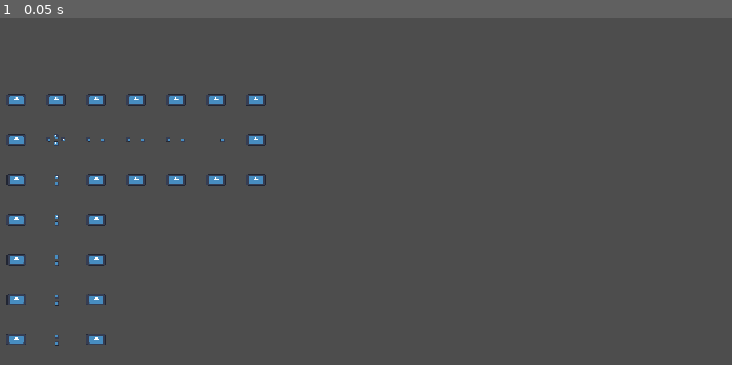
Above: before the commit, frame 1.
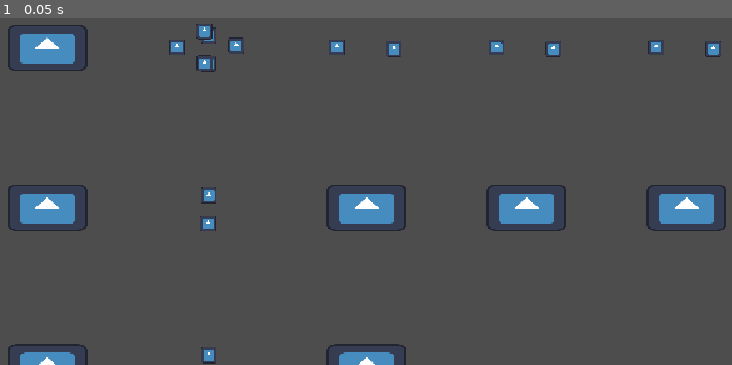
Above: after the commit, the same moment.

Repository: Spedinja/LudumDare58
Game: Godot game, scene res://Scenes/LevelGen/test_levelGen.tscn
Same seed, same stepped clock (60 frames per second), same inputs: the game is played once before the commit and once after it. This scene is started directly instead of the project's main scene. The engine's default icon, where the game draws it, is replaced by a stand-in: a white triangle on a blue panel in a dark square.
Inputs:
- Up to frame 1 (0.05 s): no input

The runs differ from the first frame. In frame 1, 6.8% of the frame differs, in the area x 0-100%, y 1-100%.

Commit message:
added caged_gecko spawner. simple but gets the job done for now also adjusted the levelgen for it

Diff:
--- a/Scenes/LevelGen/test_levelGen.tscn
+++ b/Scenes/LevelGen/test_levelGen.tscn
@@ -29,5 +29,5 @@
 max_rooms = 35
 
 [node name="Camera2D" type="Camera2D" parent="."]
-position = Vector2(10322, 176)
-zoom = Vector2(0.025, 0.025)
+position = Vector2(1613, 912)
+zoom = Vector2(0.1, 0.1)
--- /dev/null
+++ b/Scenes/OtherGameObjects/caged_gecko_spawner.tscn
@@ -0,0 +1,3 @@
+[gd_scene format=3 uid="uid://bosvx4lqdwu7d"]
+
+[node name="CagedGecko_Spawner" type="Node2D"]
--- a/Scripts/LevelGen/LevelGenerator.gd
+++ b/Scripts/LevelGen/LevelGenerator.gd
@@ -298,6 +298,8 @@
 		if grid_room and grid_room.roomdata and grid_room.roomdata.room:
 			var room_scene = grid_room.roomdata.room.instantiate()
 			room_scene.position = Vector2(pos.x * roomWidth, pos.y * roomHeight)
+			if room_scene is Room_Fragment:
+				room_scene.has_cagedGecko = grid_room.roomdata.isGeckoRoom
 			self.add_child(room_scene)
 	return
 
--- /dev/null
+++ b/Scripts/LevelGen/room_Fragment.gd
@@ -0,0 +1,20 @@
+extends Node2D
+
+class_name Room_Fragment
+
+@export var has_cagedGecko: bool = false
+@onready var cagedgecko_scene = preload("res://Scenes/Enemies/enemy.tscn")
+
+func _ready():
+	if has_cagedGecko:
+		spawn_cagedgecko()
+
+func spawn_cagedgecko():
+	var spawn_point = find_child("CagedGecko_Spawner", true, false)
+	if not spawn_point:
+		push_warning("No 'CagedGecko_Spawner' found in room!")
+		return
+
+	var gecko = cagedgecko_scene.instantiate()
+	spawn_point.add_child(gecko)
+	gecko.position = Vector2.ZERO
Not shown, added: Scripts/LevelGen/room_Fragment.gd.uid
